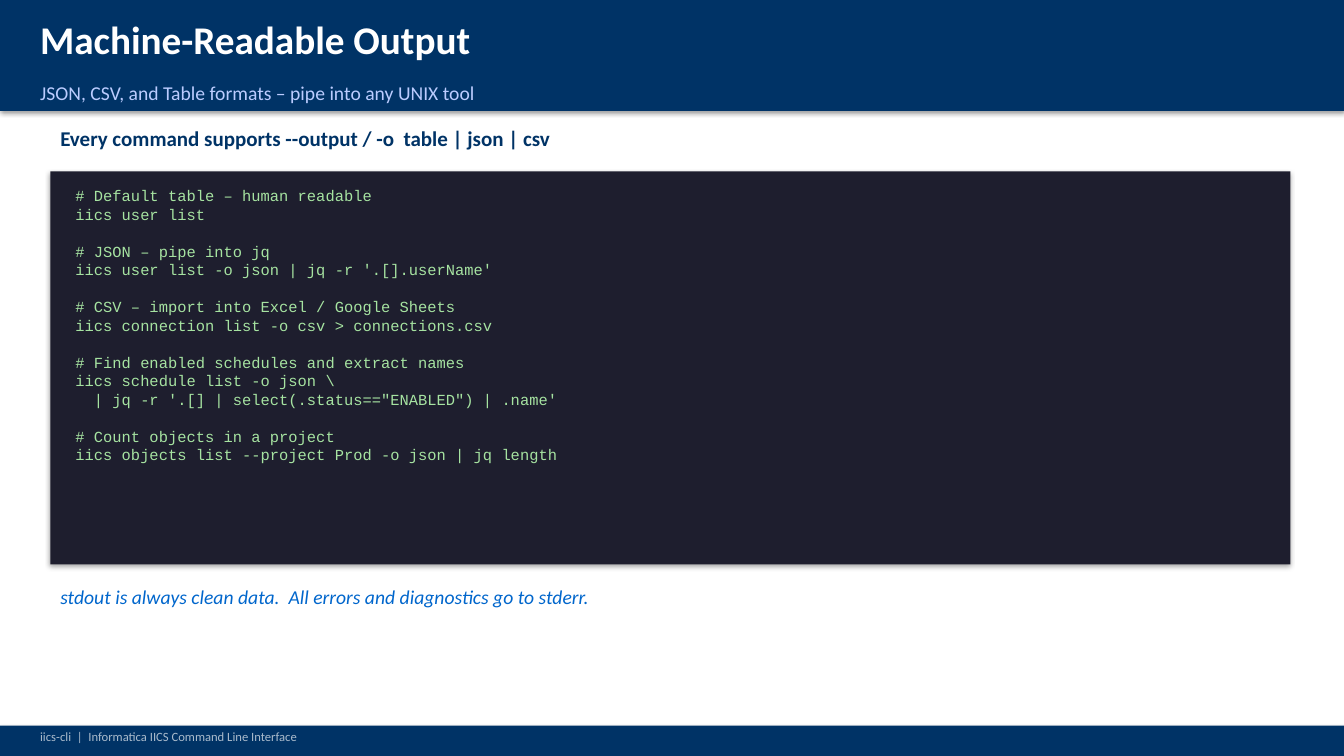
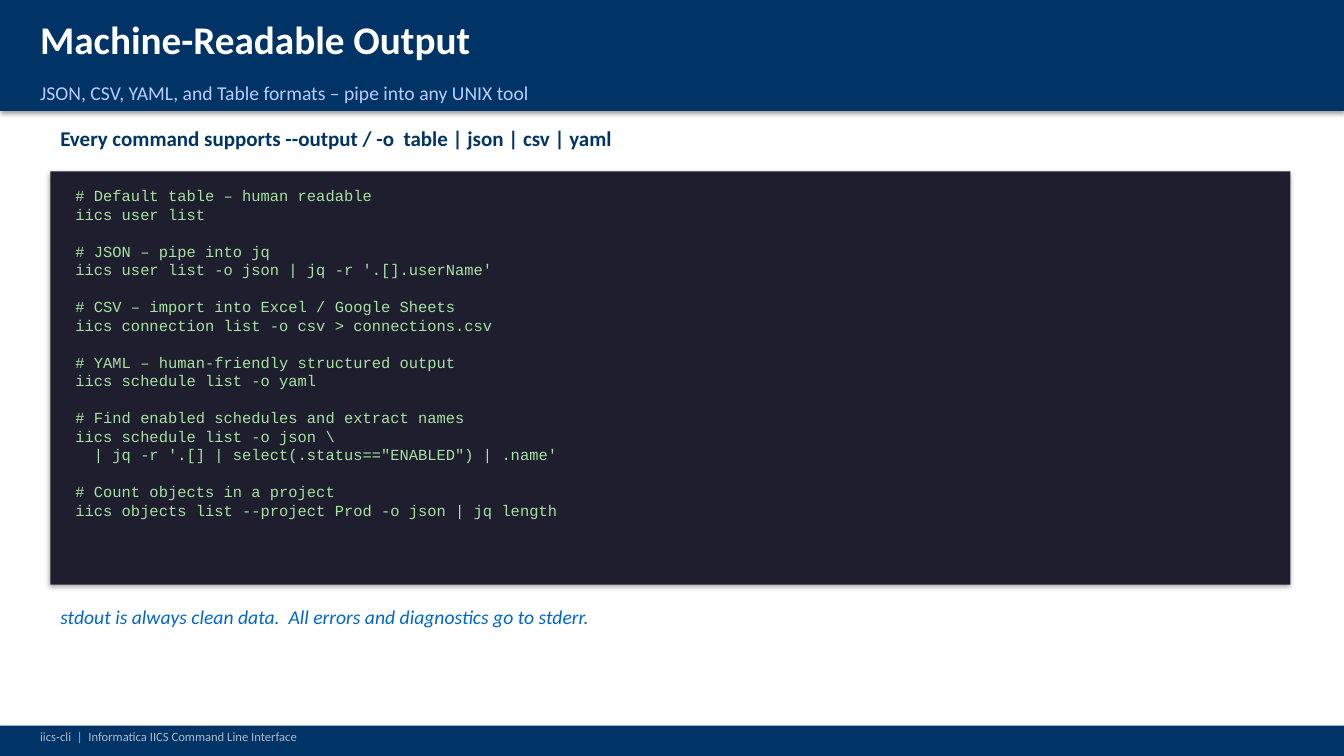
Before and after one commit to jbrazda/iics-cli, a slide deck: slide 5 of docs/documentation/iics-cli-presentation.pptx. Drawn at 1344x756 pixels with LibreOffice and Linux fonts; fonts in the diff are those of the drawing. Boxes give left, top, right and bottom in pixels: in the first picture for what was removed or moved away, otherwise in the second. Text is boxed around its words. In the diff, an @@ line names an element or a change of style, - is before the commit and + after.

```diff
--- a/docs/documentation/iics-cli-presentation.pptx
+++ b/docs/documentation/iics-cli-presentation.pptx
@@ text at (40,86,529,103): text changed @@
-JSON, CSV, and Table formats – pipe into any UNIX tool
+JSON, CSV, YAML, and Table formats – pipe into any UNIX tool
@@ text at (60,131,611,150): text changed @@
-Every command supports --output / -o table | json | csv
+Every command supports --output / -o table | json | csv | yaml
@@ rectangle: place and size @@
-rectangle at (50,171,1291,565)
+rectangle at (50,171,1291,585)
@@ text at (75,190,558,519): text changed @@
-# Default table – human readable
-iics user list
-# JSON – pipe into jq
-iics user list -o json | jq -r '.[].userName'
-# CSV – import into Excel / Google Sheets
-iics connection list -o csv > connections.csv
-# Find enabled schedules and extract names
-iics schedule list -o json \
-| jq -r '.[] | select(.status=="ENABLED") | .name'
-# Count objects in a project
-iics objects list --project Prod -o json | jq length
+# Default table – human readable
+iics user list
+# JSON – pipe into jq
+iics user list -o json | jq -r '.[].userName'
+# CSV – import into Excel / Google Sheets
+iics connection list -o csv > connections.csv
+# YAML – human-friendly structured output
+iics schedule list -o yaml
+# Find enabled schedules and extract names
+iics schedule list -o json \
+| jq -r '.[] | select(.status=="ENABLED") | .name'
+# Count objects in a project
+iics objects list --project Prod -o json | jq length
@@ text "stdout is always clean data. ...": place and size @@
-text "stdout is always clean data. ..." at (60,590,589,608)
+text "stdout is always clean data. ..." at (60,610,589,628)
```
Also in this commit, not shown: 13 other slides changed, 4 slides added, 1 other file.
